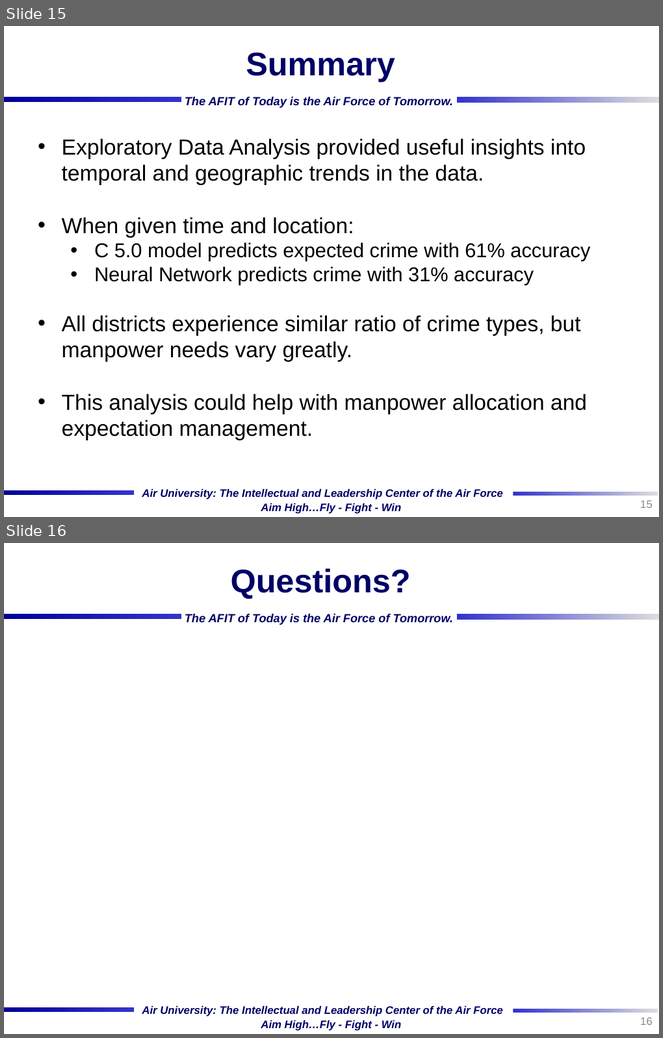
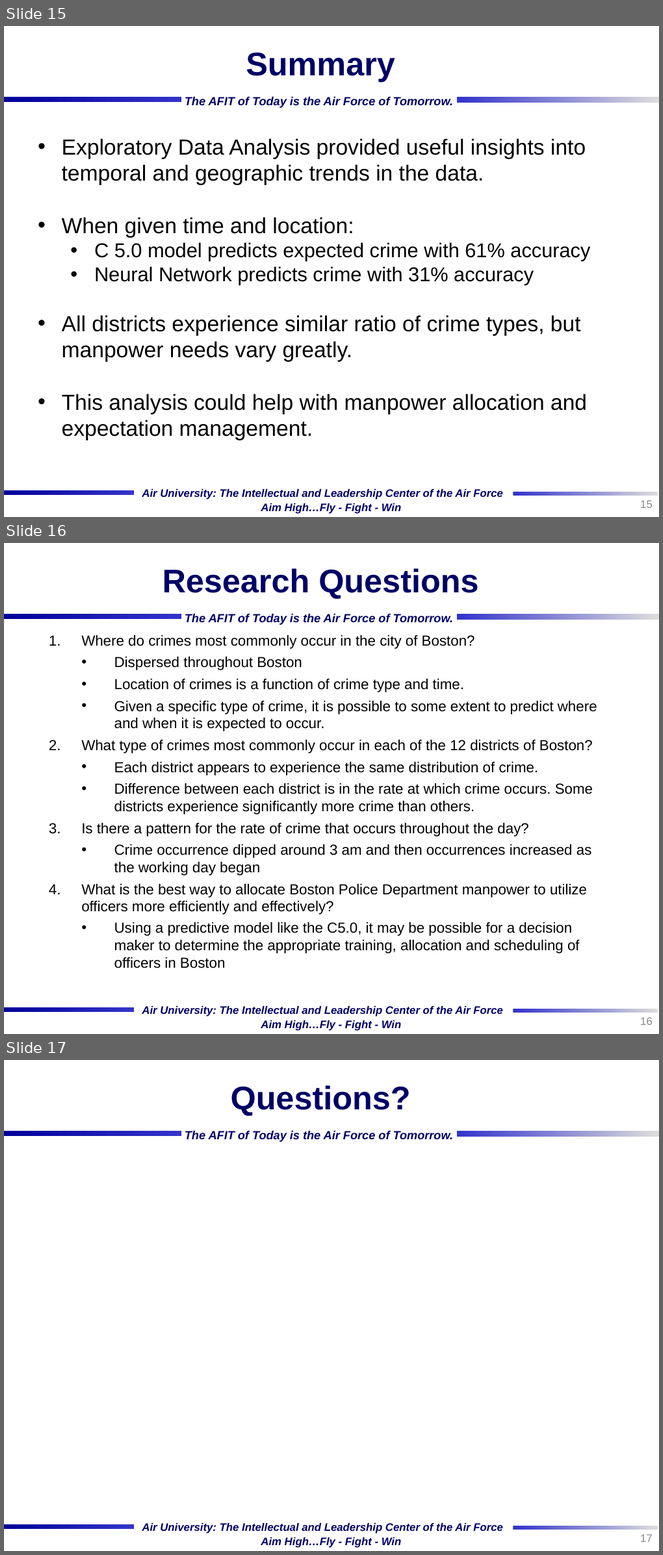
Before and after one commit to bjhufstetler/IMGT680, a slide deck: Project/IMGT_680_Group_3_Project.pptx. Shown one above the other, each under a label of ours: slides 15 and 16 before the commit, slides 15, 16 and 17 after it. The pictures are 663x1038 and 663x1555 pixels, drawn with LibreOffice and Linux fonts; fonts in the diff are those of the drawing; background and template pictures are left out. Boxes give left, top, right and bottom in pixels: in the first picture for what was removed or moved away, otherwise in the second. Text is boxed around its words. In the diff, an @@ line names an element or a change of style, - is before the commit and + after.

```diff
--- a/Project/IMGT_680_Group_3_Project.pptx
+++ b/Project/IMGT_680_Group_3_Project.pptx
@@ slide 16 added at (4, 543, 659, 1034), background picture (left out); not listed: 7 template elements that a slide beside it also shows @@
@@ title added at (163, 568, 478, 599), 36 pt, text #000066, bold @@
+Research Questions
@@ text added at (81, 635, 597, 969), 16 pt, text #000000 @@
+1. Where do crimes most commonly occur in the city of Boston?
+  • Dispersed throughout Boston
+  • Location of crimes is a function of crime type and time.
+  • Given a specific type of crime, it is possible to some extent to predict where and when it is expected to occur.
+2. What type of crimes most commonly occur in each of the 12 districts of Boston?
+  • Each district appears to experience the same distribution of crime.
+  • Difference between each district is in the rate at which crime occurs. Some districts experience significantly more crime than others.
+3. Is there a pattern for the rate of crime that occurs throughout the day?
+  • Crime occurrence dipped around 3 am and then occurrences increased as the working day began
+4. What is the best way to allocate Boston Police Department manpower to utilize officers more efficiently and effectively?
+  • Using a predictive model like the C5.0, it may be possible for a decision maker to determine the appropriate training, allocation and scheduling of officers in Boston
@@ page number added at (640, 1017, 653, 1025), 12 pt, text #888888 @@
+16
@@ what was slide 16 is now slide 17 @@
@@ page number at (640, 1534, 653, 1542): text changed @@
-16
+17
```
Also in this commit, not shown: 1 slide changed.
